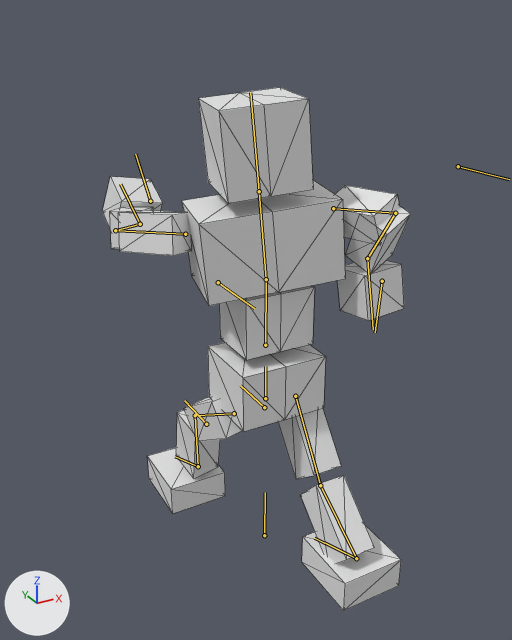
An edit to the glTF model BrowserGame/public/models/animateblend.glb, drawn before and after from the same camera.
Both versions are drawn from a camera (50 mm lens) standing at (-8.3, -14.56, 9.48) and looking at (-0.06, 0.43, 1.99). Every picture has the same lights, and +X, +Y and +Z are marked at lower left. Both versions are drawn at frame 24 of the action 'chest.run'; the numbers are the values there. The bones that bend it are drawn over the model as lines. Mesh edges are drawn as thin lines.

Names of what the first picture shows: '立方体'.
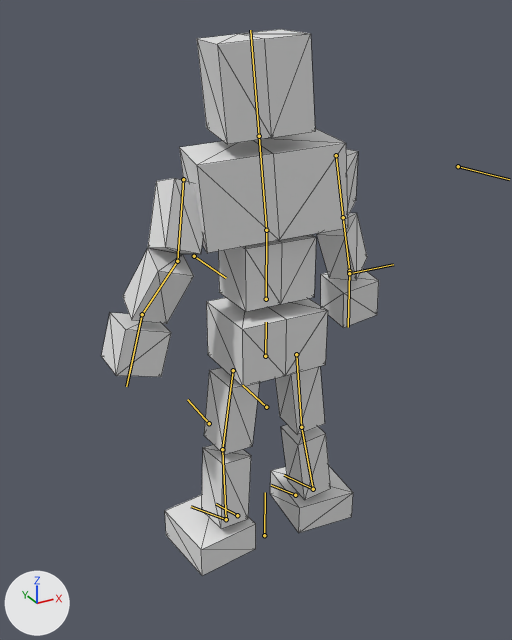
What the commit changed:
Bone '尻' (bone_尻) moves from (0.0, -1.34, 0.0) to (0.0, -0.04, 0.0).
Bone 'upper arm.R' (bone_upper_arm_r) turns from (-44, 10, -9) to (26, -9, 65) degrees about its own x, y and z.
Bone 'forearm.R' (bone_forearm_r) turns from (-65, 1, 1) to (-40, 0, 1) degrees about its own x, y and z.
Bone 'hand.R' (bone_hand_r) turns from (51, -57, -82) to (23, 2, 4) degrees about its own x, y and z.
Bone 'upper arm.L' (bone_upper_arm_l) turns from (85, -34, -70) to (-29, -49, -58) degrees about its own x, y and z.
Bone 'forearm.L' (bone_forearm_l) turns from (-119, -2, -1) to (13, 0, 0) degrees about its own x, y and z.
Bone 'hand.L' (bone_hand_l) turns from (37, 19, -7) to (-10, 34, -19) degrees about its own x, y and z.
Bone 'thighs.R' (bone_thighs_r) turns from (59, -8, -5) to (3, -6, 5) degrees about its own x, y and z.
Bone 'Shin.R' (bone_shin_r) turns from (-43, 0, 0) to (-6, 0, 0) degrees about its own x, y and z.
Bone 'feet.R' (bone_feet_r) turns from (-16, 6, -7) to (3, -5, -1) degrees about its own x, y and z.
Bone 'thighs.L' (bone_thighs_l) turns from (-38, -1, 1) to (0, 3, -8) degrees about its own x, y and z.
Bone 'Shin.L' (bone_shin_l) turns from (-10, 0, 0) to (-1, 0, 0) degrees about its own x, y and z.
Bone 'feet.L' (bone_feet_l) turns from (48, 1, -2) to (0, 8, 1) degrees about its own x, y and z.

What differs and where, as boxes [x1, y1, x2, y2] in the pictures (512 x 640 px):
'立方体', posed (10% narrower): before [102, 88, 411, 611]; after [101, 29, 379, 576]
bone '尻', root to tip: before (265, 398) to (265, 366); after (265, 356) to (266, 322)
bone 'upper arm.R', root to tip: before (185, 234) to (115, 230); after (183, 179) to (177, 261)
bone 'forearm.R', root to tip: before (115, 230) to (140, 224); after (177, 261) to (142, 314)
bone 'hand.R', root to tip: before (140, 224) to (120, 184); after (142, 314) to (126, 386)
bone 'upper arm.L', root to tip: before (333, 208) to (395, 213); after (336, 155) to (343, 217)
bone 'forearm.L', root to tip: before (395, 213) to (367, 258); after (343, 217) to (349, 271)
bone 'hand.L', root to tip: before (367, 258) to (373, 329); after (349, 271) to (348, 327)
bone 'thighs.R', root to tip: before (234, 413) to (195, 415); after (233, 370) to (222, 449)
bone 'Shin.R', root to tip: before (195, 415) to (198, 466); after (222, 449) to (226, 519)
bone 'feet.R', root to tip: before (198, 466) to (175, 456); after (226, 519) to (191, 506)
bone 'thighs.L', root to tip: before (295, 396) to (320, 485); after (296, 354) to (301, 427)
bone 'Shin.L', root to tip: before (320, 485) to (356, 558); after (301, 427) to (313, 489)
bone 'feet.L', root to tip: before (356, 558) to (314, 538); after (313, 489) to (284, 475)
